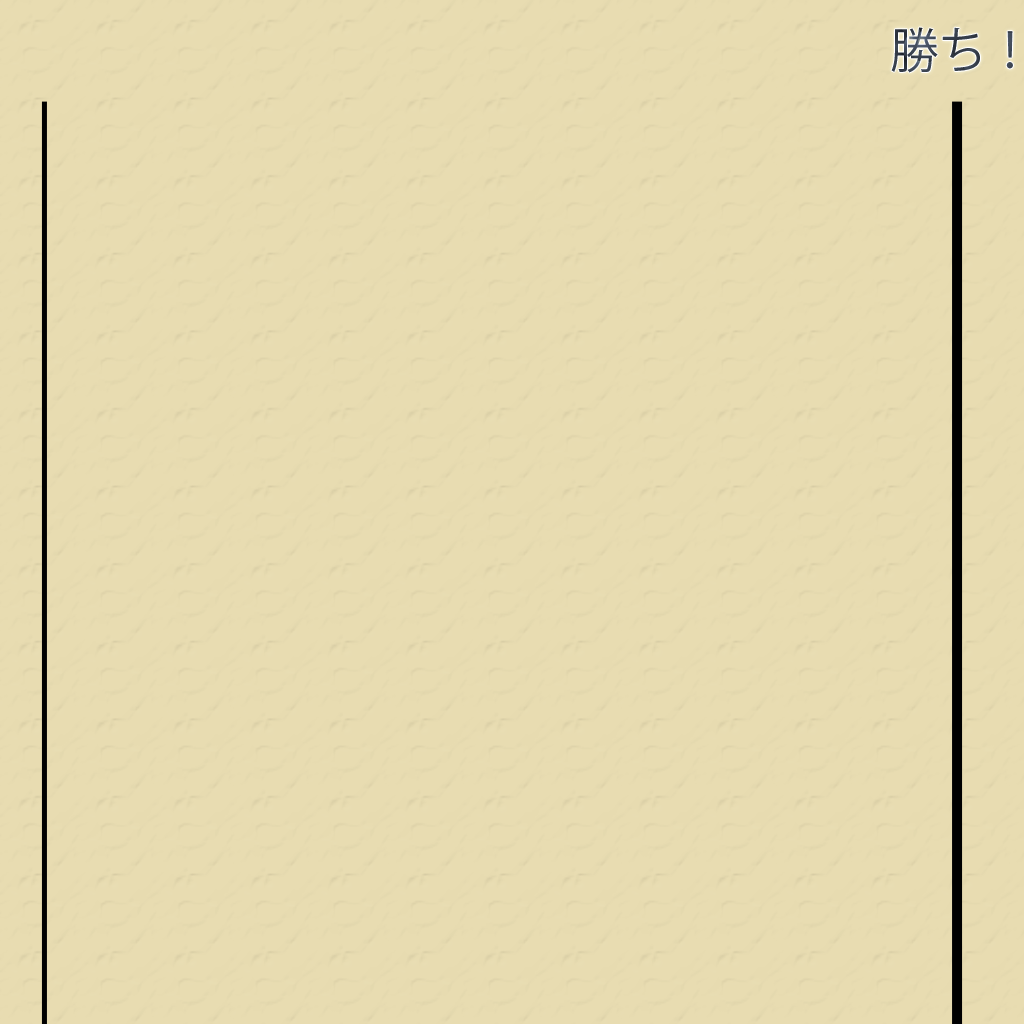
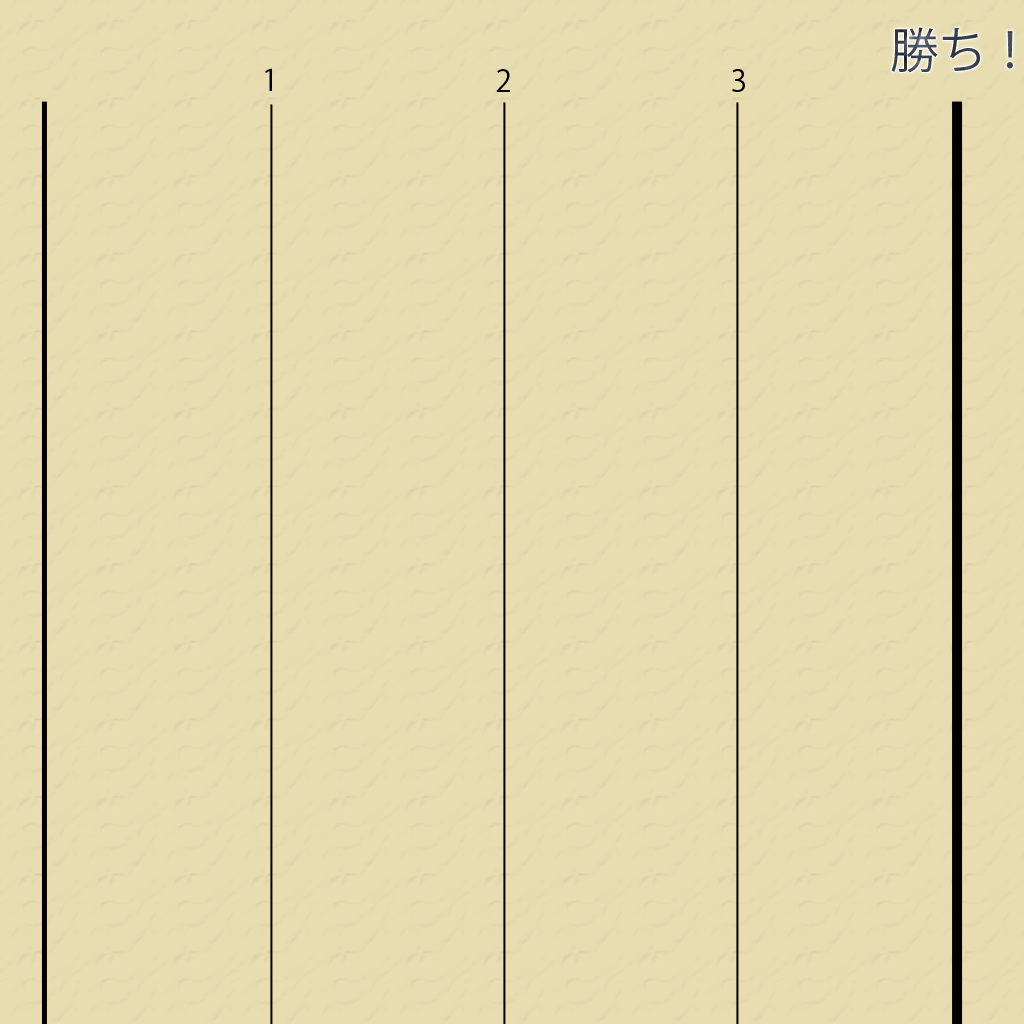
Layered file, before and after one edit (1024 × 1024). Changes by layer:
added layer "シェイプ 5 のコピー 2" above "シェイプ 5 のコピー" over (736, 102, 739, 1024)
added layer "シェイプ 5 のコピー" above "シェイプ 5" over (503, 102, 506, 1024)
added layer "シェイプ 5" above "シェイプ 2" over (270, 104, 273, 1024)
added layer "3" above "2" over (732, 69, 745, 92)
added layer "2" above "1" over (496, 69, 510, 92)
added layer "1" above "シェイプ 4" over (265, 68, 272, 91)
